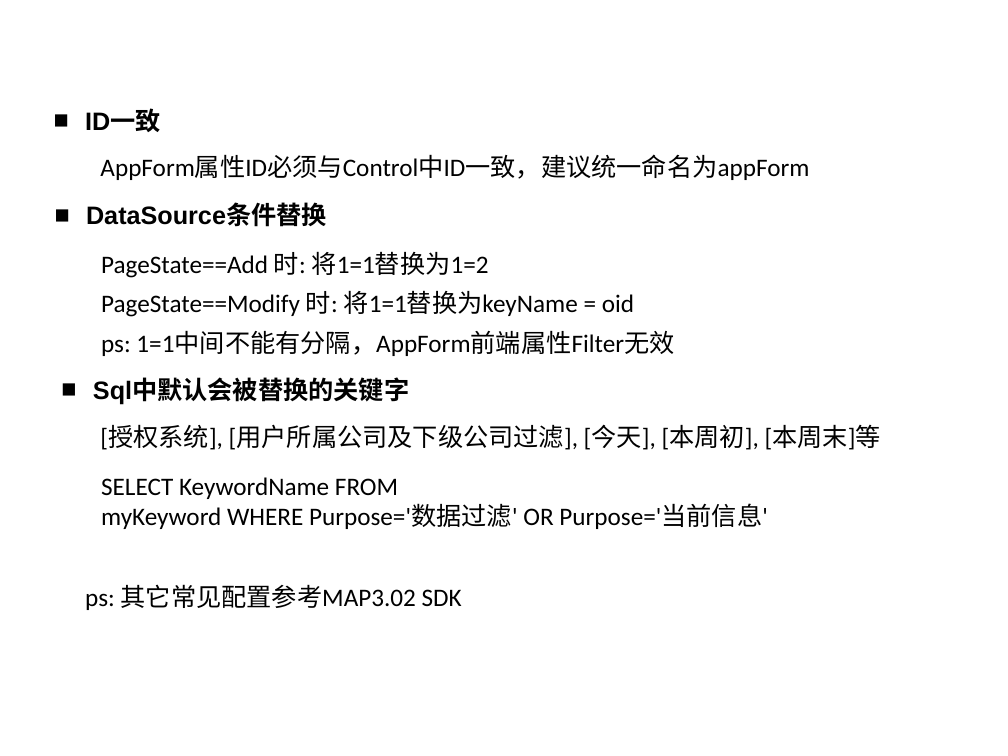
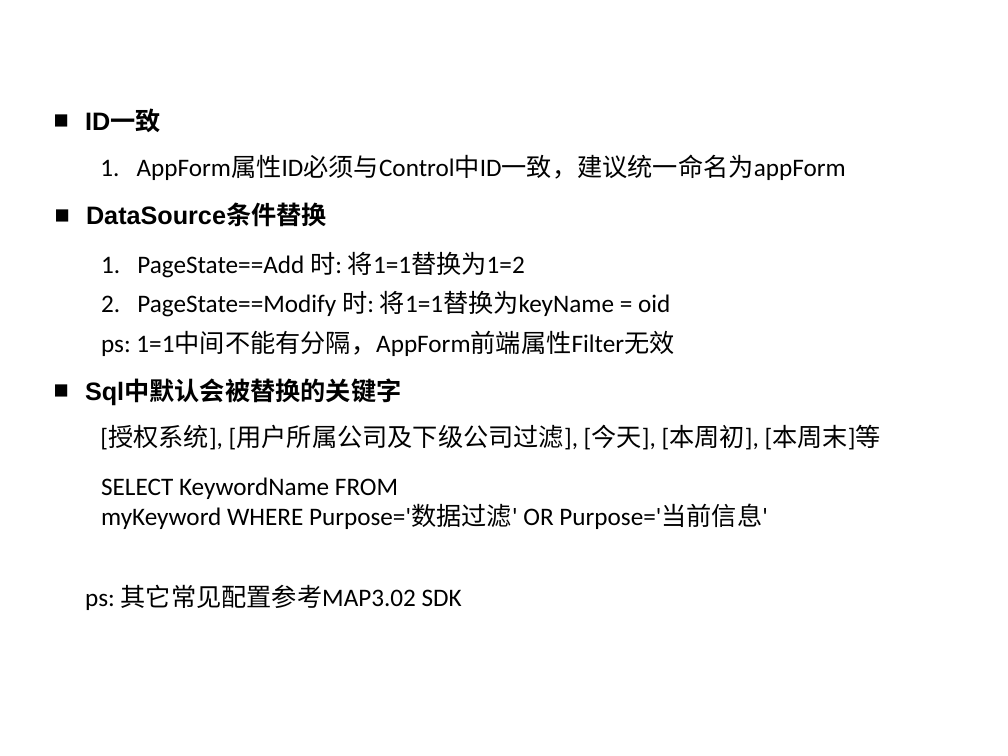
Before and after one commit to cwzyj157/Document, a slide deck: slide 3 of 技术分享/讲解AppForm.pptx. Drawn at 1008x756 pixels with LibreOffice and Linux fonts; fonts in the diff are those of the drawing; background and template pictures are left out. Boxes give left, top, right and bottom in pixels: in the first picture for what was removed or moved away, otherwise in the second. Text is boxed around its words. In the diff, an @@ line names an element or a change of style, - is before the commit and + after.

```diff
--- a/技术分享/讲解AppForm.pptx
+++ b/技术分享/讲解AppForm.pptx
@@ text at <box>100,156,846,180</box>: text changed @@
-AppForm属性ID必须与Control中ID一致，建议统一命名为appForm
+1. AppForm属性ID必须与Control中ID一致，建议统一命名为appForm
@@ text at <box>101,251,525,278</box>: text changed @@
-PageState==Add 时: 将1=1替换为1=2
+1. PageState==Add 时: 将1=1替换为1=2
@@ text at <box>101,290,670,317</box>: text changed @@
-PageState==Modify 时: 将1=1替换为keyName = oid
+2. PageState==Modify 时: 将1=1替换为keyName = oid
@@ text "Sql中默认会被替换的关键字": place and size @@
-text "Sql中默认会被替换的关键字" at <box>93,378,409,404</box>
+text "Sql中默认会被替换的关键字" at <box>85,379,401,405</box>
```
Also in this commit, not shown: 9 other slides changed, 9 slides added, 1 slide removed, 2 other files.
